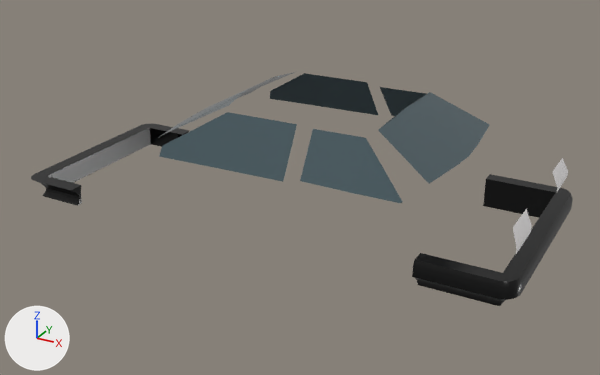
An edit to the Blender file Toyota-AE86/ToyotaHighPoly.blend, drawn before and after from the same camera.
Camera for both pictures: a 50 mm lens placed at (2.92, -3.8, 2.71), pointed at (0.85, -0.04, 0.83). The lights are fixed; the arrows at lower left show +X, +Y and +Z.

The older version as bpy lines, for what is in view:
```python
me_cube_001 = bpy.data.meshes.new('Cube.001')
me_cube_001.from_pydata(...)  # 651 vertices, 530 faces, 4 loose edges; spans x -0.99..0.97, y -0.97..0.0, z 0.39..2.35
me_cube_001.polygons.foreach_set('use_smooth', [True] * 530)
me_cube_001.materials.append(mat_material_001)  # white #fffcfc
me_cube_003 = bpy.data.meshes.new('Cube.003')
me_cube_003.from_pydata([(0.666, -0.741, 1.83), (0.691, 0.0, 1.788), (0.459, -0.556, 2.248), (0.462, -0.25, 2.283), (0.462, 0.0, 2.289), (0.687, -0.255, 1.805), (0.681, -0.395, 1.812), (0.681, -0.39, 1.812)], [], [(0, 1, 4, 2), (5, 1, 0, 6, 7), (3, 2, 4)])
me_cube_003.polygons.foreach_set('use_smooth', [True] * 3)
me_cube_003.materials.append(mat_material_002)  # dark cyan #46585e
me_cube_004 = bpy.data.meshes.new('Cube.004')
me_cube_004.from_pydata(...)  # 12 vertices, 6 faces; spans x -0.429..-0.096, y -0.776..0.0, z 1.621..2.29
me_cube_004.polygons.foreach_set('use_smooth', [True] * 6)
me_cube_004.materials.append(mat_material_002)  # dark cyan #46585e
ob_backwindow = bpy.data.objects.new('BackWindow', me_cube_003)
ob_backwindow.location = (0.753, 0.0, 0.459)
ob_backwindow.scale = (1.5, 0.625, 0.406)
_m = ob_backwindow.modifiers.new('Mirror', 'MIRROR')
_m.use_axis = (False, True, False)
ob_car = bpy.data.objects.new('Car', me_cube_001)
ob_car.location = (0.753, 0.0, 0.459)
ob_car.scale = (1.5, 0.625, 0.406)
_m = ob_car.modifiers.new('Mirror', 'MIRROR')
_m.use_axis = (False, True, False)
ob_car.hide_set(True)
ob_front_window = bpy.data.objects.new('Front Window', me_cube_004)
ob_front_window.location = (0.753, 0.0, 0.459)
ob_front_window.scale = (1.5, 0.625, 0.406)
_m = ob_front_window.modifiers.new('Mirror', 'MIRROR')
_m.use_axis = (False, True, False)
# also in view: 'BackBumper' at (1.99, 0.0, 0.78); 'FrontBumper' at (-0.54, 0.0, 0.7); 'TofuWindow' at (1.39, 0.0, 1.23); 'Car.001' at (2.17, 0.0, 1.03); 'DriverWindow' at (0.67, 0.0, 1.22)
```
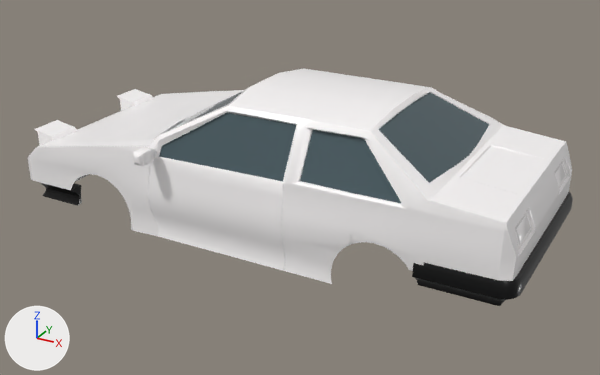
What differs and where, as boxes [x1, y1, x2, y2] in the pictures (600 x 375 px):
'Car', shown: after [27, 68, 572, 284]
'FrontLights', added: after [34, 89, 154, 145]
'FrontBumper', unchanged, covered by the edit: before [31, 124, 190, 206]; after [39, 174, 90, 206]

The change, as a list of edits to the scene's bpy script:
```text
Add me_cube_008:
    me_cube_008.from_pydata(...)  # 30 vertices, 23 faces; spans x -0.979..-0.873, y -0.748..-0.44, z 1.068..1.437
    me_cube_008.polygons.foreach_set('use_smooth', [True] * 23)
    me_cube_008.materials.append(mat_material_001)  # white #fffcfc
Change ob_car:
    remove ob_car.hide_set(True)
Add ob_frontlights:
    ob_frontlights = bpy.data.objects.new('FrontLights', me_cube_008)
    ob_frontlights.location = (0.753, 0.0, 0.459)
    ob_frontlights.scale = (1.5, 0.625, 0.406)
    _m = ob_frontlights.modifiers.new('Mirror', 'MIRROR')
    _m.use_axis = (False, True, False)
```
